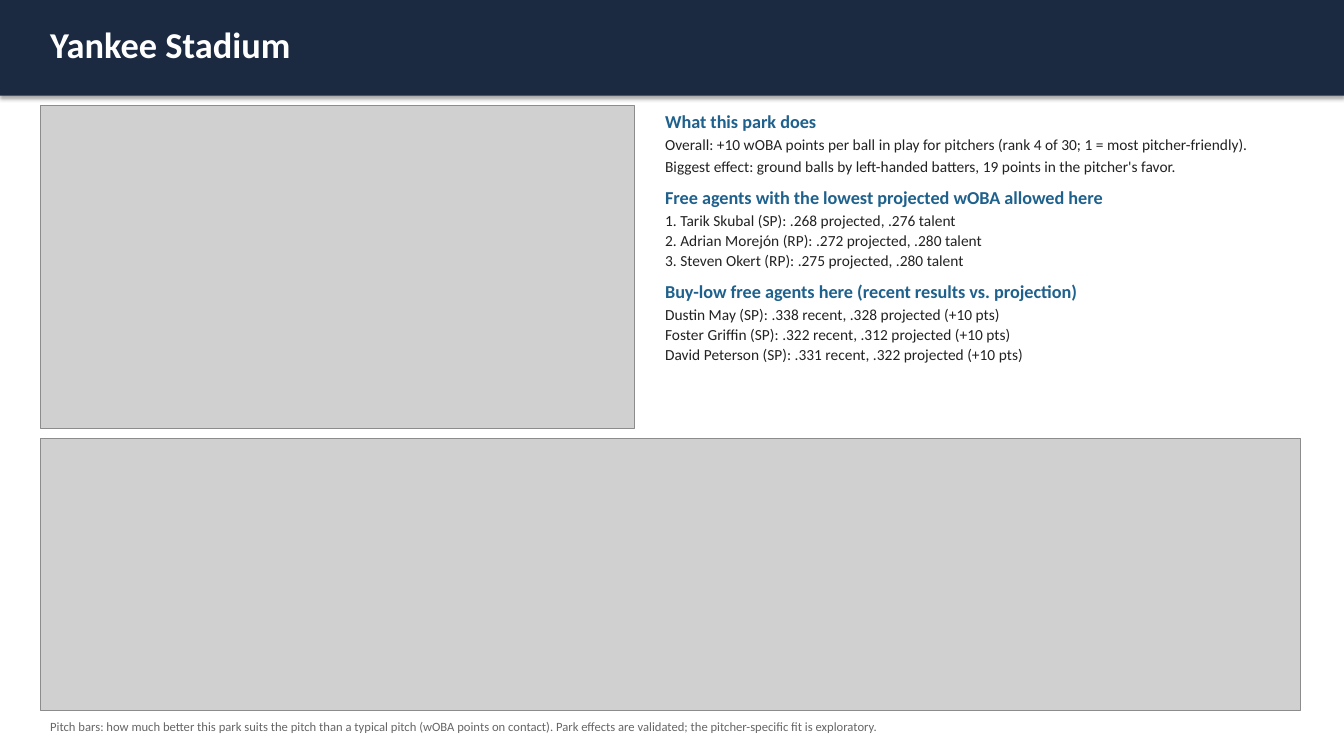
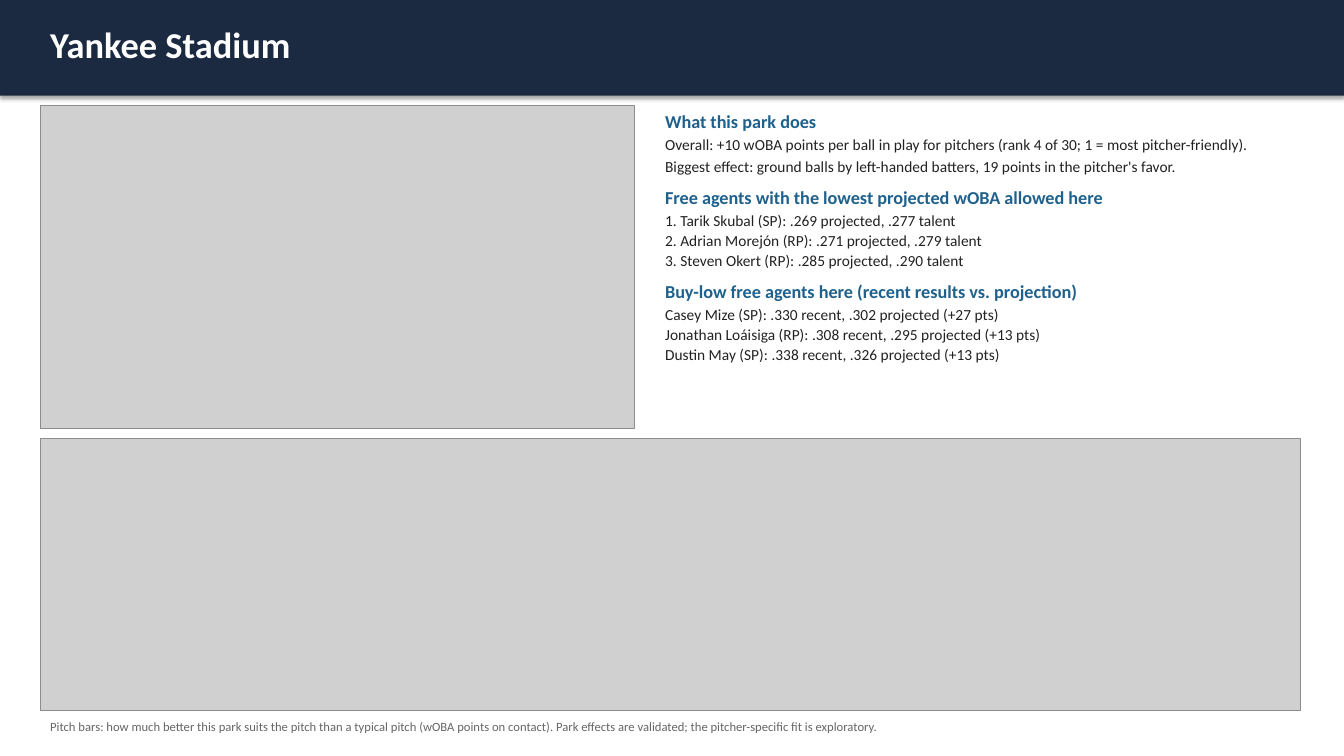
Before and after one commit to jpascarella17/ballpark-pitch-fit, a slide deck: slide 35 of slides/ballpark_pitch_fit.pptx. Drawn at 1344x756 pixels with LibreOffice and Linux fonts; fonts in the diff are those of the drawing; grey boxes stand for pictures. Boxes give left, top, right and bottom in pixels: in the first picture for what was removed or moved away, otherwise in the second. Text is boxed around its words. In the diff, an @@ line names an element or a change of style, - is before the commit and + after.

Commit message:
Add calibrated talent estimate and buy-low screen

```diff
--- a/slides/ballpark_pitch_fit.pptx
+++ b/slides/ballpark_pitch_fit.pptx
@@ text at box(665, 215, 982, 269): text changed @@
-1. Tarik Skubal (SP): .268 projected, .276 talent
-2. Adrian Morejón (RP): .272 projected, .280 talent
-3. Steven Okert (RP): .275 projected, .280 talent
+1. Tarik Skubal (SP): .269 projected, .277 talent
+2. Adrian Morejón (RP): .271 projected, .279 talent
+3. Steven Okert (RP): .285 projected, .290 talent
@@ text at box(665, 309, 1040, 363): text changed @@
-Dustin May (SP): .338 recent, .328 projected (+10 pts)
-Foster Griffin (SP): .322 recent, .312 projected (+10 pts)
-David Peterson (SP): .331 recent, .322 projected (+10 pts)
+Casey Mize (SP): .330 recent, .302 projected (+27 pts)
+Jonathan Loáisiga (RP): .308 recent, .295 projected (+13 pts)
+Dustin May (SP): .338 recent, .326 projected (+13 pts)
```
Also in this commit, not shown: 30 other slides changed, 20 other files.
